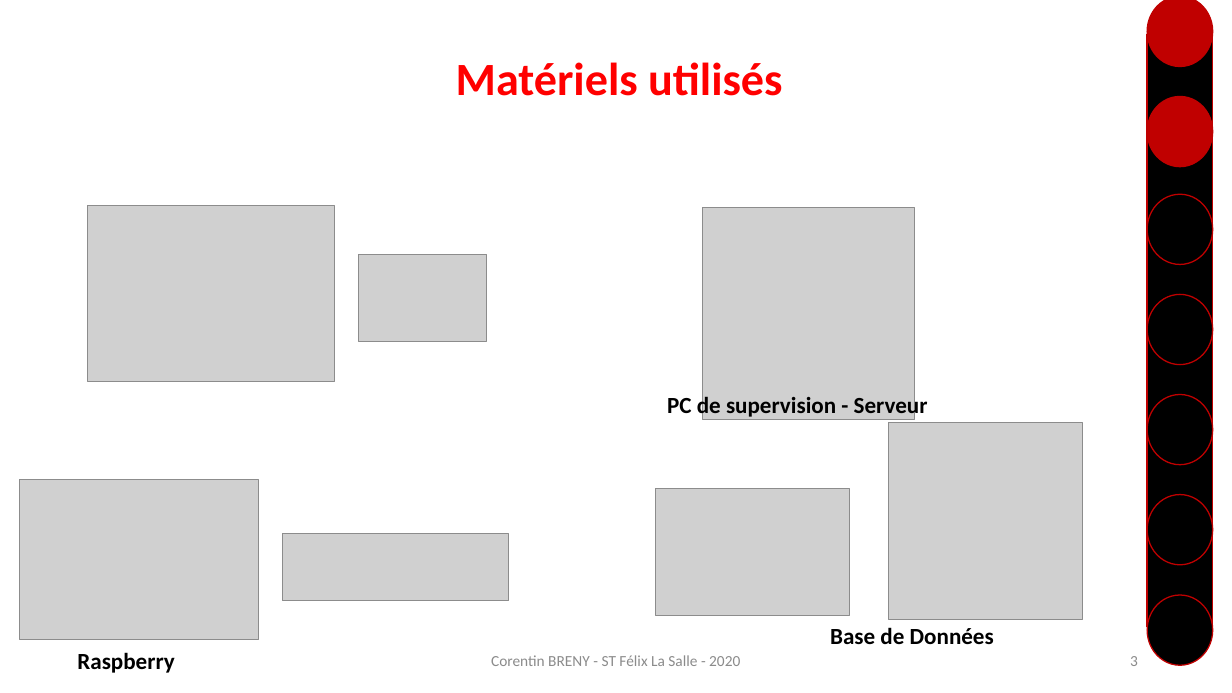
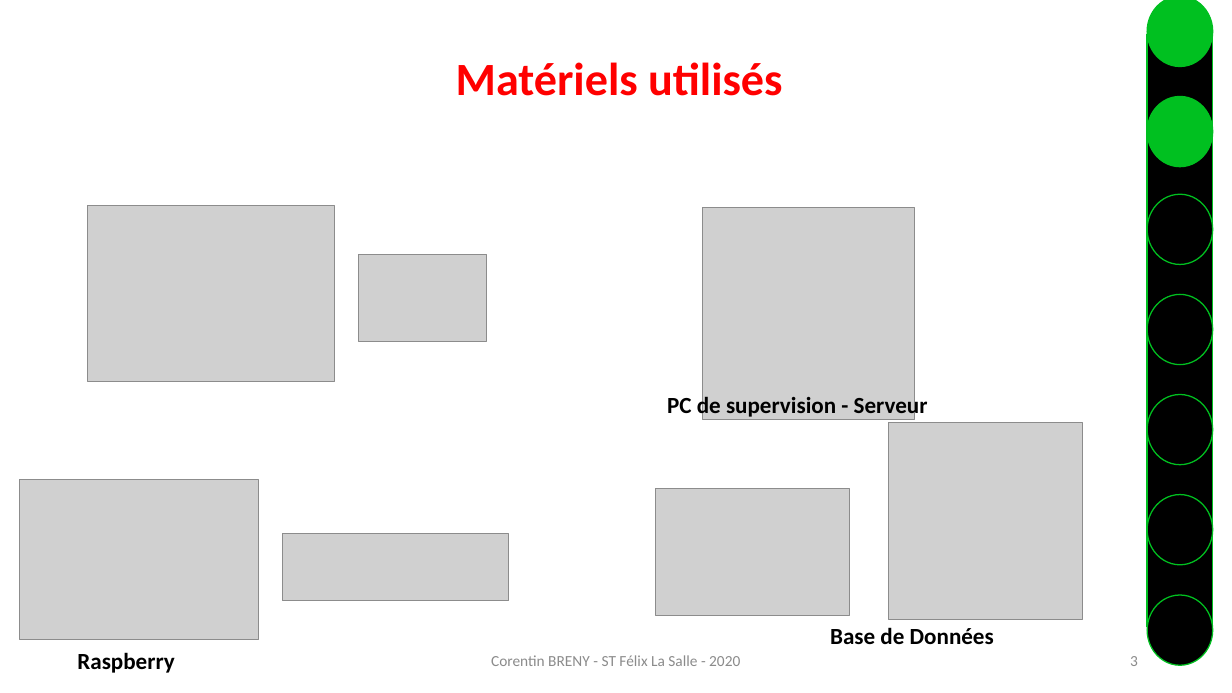
Before and after one commit to corentin-breny/Systeme_Escape_Game_13emePorte, a slide deck: slide 3 of Etudiants/Corentin/RDP n°1.pptx. Drawn at 1232x693 pixels with LibreOffice and Linux fonts; fonts in the diff are those of the drawing; grey boxes stand for pictures; background and template pictures are left out. Boxes give left, top, right and bottom in pixels: in the first picture for what was removed or moved away, otherwise in the second. Text is boxed around its words. In the diff, an @@ line names an element or a change of style, - is before the commit and + after.

```diff
--- a/Etudiants/Corentin/RDP n°1.pptx
+++ b/Etudiants/Corentin/RDP n°1.pptx
@@ ellipse at (1147,0,1213,67): fill #C00000 to #00C020; outline #C00000 1 pt to #00C020 1 pt @@
@@ ellipse at (1147,96,1213,166): fill #C00000 to #00C020; outline #C00000 1 pt to #00C020 1 pt @@
@@ outline #C00000 1 pt to #00C020 1 pt in 6 elements at (1147,34,1213,627), (1147,194,1213,264), (1147,295,1213,365), (1147,395,1213,465), (1147,494,1213,565), (1147,595,1213,665) @@
```
Also in this commit, not shown: 5 other slides changed, 1 slide added, 1 slide removed.
